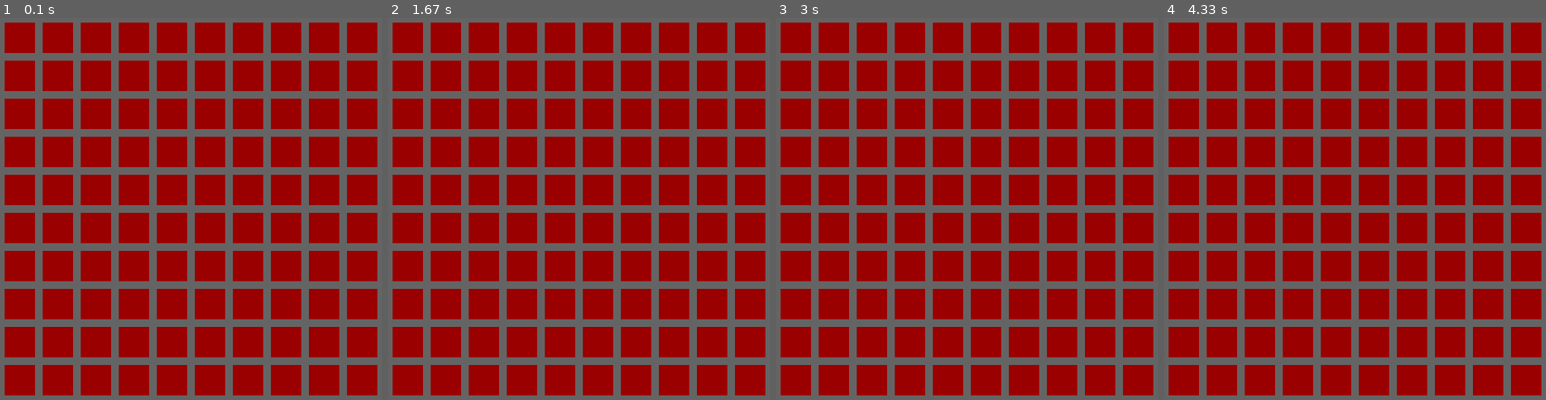
Above: before the commit, frames 1-4 (left to right).
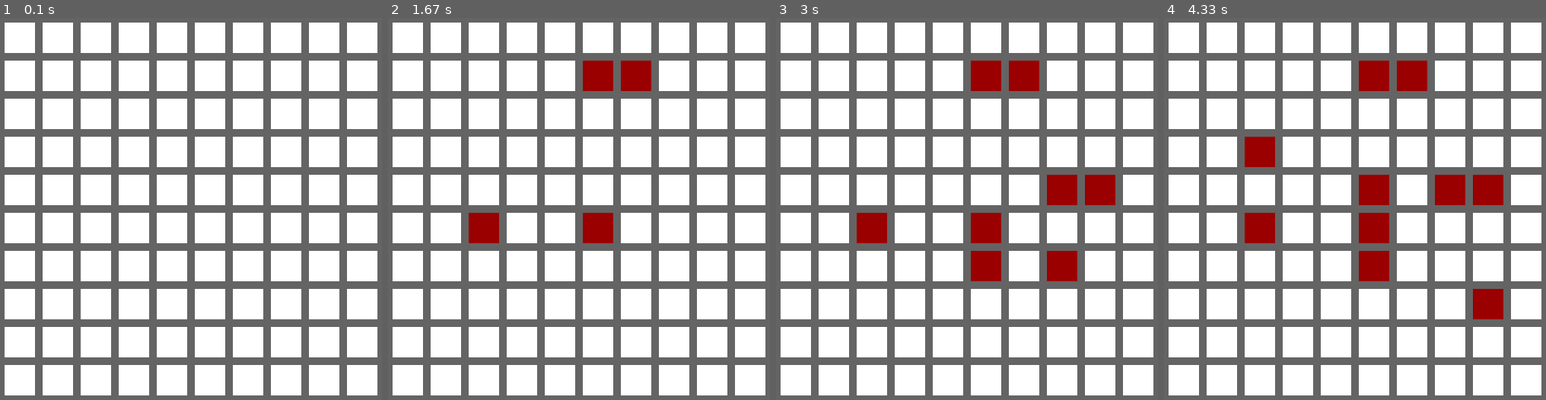
Above: after the commit, the same moments.

Repository: Roman-Blokhin/Python
Game: pygame game, started from lessons/pygame/lesson_4.py
Same seed, same stepped clock (60 frames per second), same inputs: the game is played once before the commit and once after it.
Inputs (mouse positions are in pixels of both pictures, inside the frame that each line leads up to):
- Up to frame 1 (0.1 s): no input
- Up to frame 2 (1.67 s): click (579, 209) at 0.38 s; click (483, 212) at 0.72 s; click (636, 75) at 1.05 s; click (586, 79) at 1.38 s
- Up to frame 3 (3 s): click (970, 251) at 1.72 s; click (1066, 270) at 2.05 s; click (1070, 174) at 2.38 s; click (1108, 178) at 2.72 s
- Up to frame 4 (4.33 s): click (1492, 285) at 3.05 s; click (1370, 193) at 3.38 s; click (1270, 140) at 3.72 s; click (1458, 251) at 4.05 s

The runs differ from the first frame. In frame 1, 63% of the frame differs, in the area x 1-99%, y 1-99%; in frame 2, 61%; in frame 3, 58%; in frame 4, 57%.

Commit message:
4. Pygame. Создаем игровое поле из квадратов. Создаем двумерный массив для замены цвета у нажатого квадрата

Diff:
--- a/lessons/pygame/lesson_4.py
+++ b/lessons/pygame/lesson_4.py
@@ -22,6 +22,9 @@
 
 FPS = 60
 
+# 8. создаем двухмерный массив для определения квадрата, на который мы кликнули
+mas = [[0] * 10 for i in range(10)]
+
 # ------------------------------------------ WINDOW ------------------------------------------
 
 screen = pygame.display.set_mode(size)
@@ -38,16 +41,27 @@
         elif event.type == pygame.MOUSEBUTTONDOWN:  # 6. если тип - нажатие клавиши
             x_mouse, y_mouse = pygame.mouse.get_pos()  # 7. присваиваем нажатию считывание координат
             print(f'x = {x_mouse}, y = {y_mouse}')
+            # 9. вычисляем колонку и ряд, на который кликнули
+            column = x_mouse // (width + margin)
+            row = y_mouse // (height + margin)
+            mas[row][column] ^= 1  # 10. клик на квадрат, то значение = 1, если кликнули еще раз, значение возвращается
 
     clock.tick(FPS)
     screen.fill(FRAME_COLOR)
 
-    # 3. цикл для обработки квадратов по горизонтали
-    for column in range(count_blocks):
-        # 4. цикл для обработки квадратов по вертикалиД
-        for row in range(count_blocks):
+    # 4. цикл для обработки квадратов по вертикалиД
+    for row in range(count_blocks):
+        # 3. цикл для обработки квадратов по горизонтали
+        for column in range(count_blocks):
+            # 11. устанавливаем цвет для нажатого квадрата
+            if mas[row][column] == 1:
+                color = RED
+            else:
+                color = WHITE
+
             x = column * width + margin * (column + 1)
             y = row * height + margin * (row + 1)
             # 2. рисуем квадрат на экране
-            pygame.draw.rect(screen, RED, (x, y, width, height))
+            pygame.draw.rect(screen, color, (x, y, width, height))
+
     pygame.display.update()
